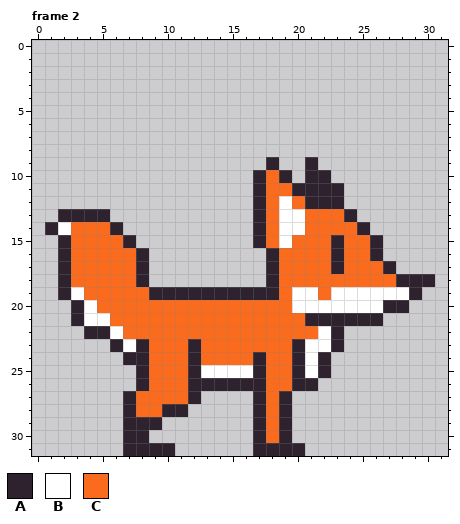
One commit to this pixel-art file: Arte_Y_Diseño/Archivos Editables/zorro_estados.aseprite. The picture above is the old version.
32x32 pixels, 3 frames. Shown: frame 2. The commit also changed other frames, which this record leaves out.
Visible layers, top first: "cabeza", "cola", "tronco".
Palette (. is transparent): A #2e222f  B #ffffff  C #fb6b1d
Pixels before, frame 2, first column x 1:
 9 .................A..A.........
10 ................ACA.AA........
11 ................ACCAAAA.......
12 ................ACBCAAA.......
13 .AAAA...........ACBBCCCA......
14 ABCCCA..........ACBBCCCCA.....
15 .ACCCCA.........ACBCCCACCA....
16 .ACCCCCA.........ACCCCACCA....
17 .ACCCCCA.........ACCCCACCCA...
18 .ACCCCCA.........ACCCCCCCCCAAA
19 .ABCCCCCAAAAAAAAAACBBCBBBBBBA.
20 ..ABCCCCCCCCCCCCCCCBBBBBBBAA..
21 ..ABBCCCCCCCCCCCCCCCAAAAAA....
22 ...AABCCCCCCCCCCCCCCCBA.......
23 .....ABACCCACCCCCCCABBA.......
24 ......AACCCACCCCACCABA........
25 .......ACCCABBBBACCABA........
26 .......ACCCAAAAAACCAA.........
27 ......ACCCCA....ACA...........
28 ......ACCAA.....ACA...........
29 ......AAA.......ACA...........
30 ......AA........ACA...........
31 ......AAAA......AAAA..........
After:
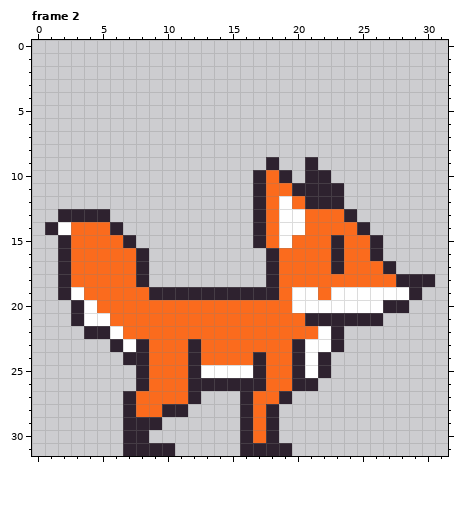
The author wrote: agrego animacion de zorro y recuperacion archivo de martin
What changed:
Changed rows in their new state; - is an unchanged pixel.
Frame 2, layer "tronco":
first column x 16:
27 AC---
28 ACA.-
29 ACA.-
30 ACA.-
31 A---.
Pixel boxes of the changes (left, top, right, bottom) in both pictures:
changed: (240, 391, 305, 456)
